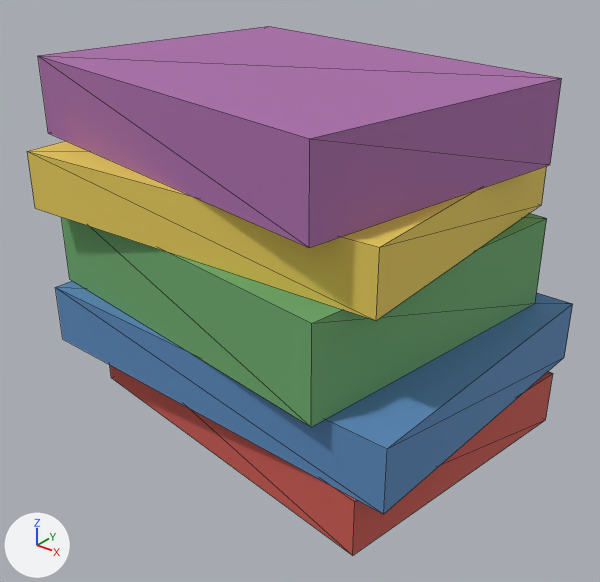
One commit to the glTF model assets/models/apartment/book_stack.glb: the scene before it, then after it.
Rendered twice from a 50 mm camera at (0.311, -0.395, 0.323) aimed at (0.003, -0.009, 0.084). Lighting does not change. The marker at lower left points along +X, +Y and +Z. The picture after the commit comes second. Mesh edges are drawn as thin lines. Vertices at exactly the same position are counted once.

Names of what the first picture shows: 'book_stack'.
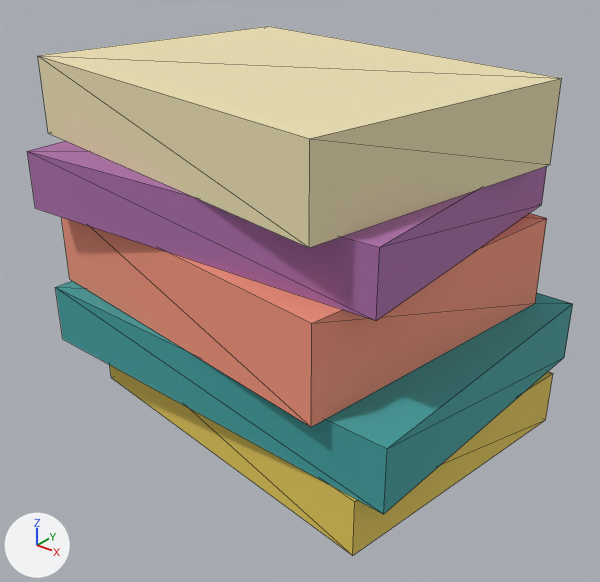
Pixel boxes (x1, y1, x2, y2) of what changed, in the pictures (600 x 582 px):
part 1 of me_cube_016, recoloured (red to yellow): (110, 365, 553, 556) in both
part 2 of me_cube_016, recoloured (blue to cyan): (56, 281, 573, 514) in both
part 3 of me_cube_016, recoloured (lighter): (61, 213, 547, 427) in both
part 4 of me_cube_016, recoloured: (27, 141, 547, 321) in both
part 5 of me_cube_016, recoloured (pink to beige): (38, 26, 562, 248) in both

What changed in the scene script:
```text
Add mat_book10:
    mat_book10 = principled_material('Book10')
    mat_book10.base_color = (0.05, 0.35, 0.35)  # cyan #3fa0a0
    mat_book10.roughness = 0.8
Add mat_book17:
    mat_book17 = principled_material('Book17')
    mat_book17.base_color = (0.9, 0.3, 0.2)  # beige #f3957c
    mat_book17.roughness = 0.8
Add mat_book11:
    mat_book11 = principled_material('Book11')
    mat_book11.base_color = (0.85, 0.75, 0.45)  # beige #ede1b3
    mat_book11.roughness = 0.8
Change me_cube_016:
    where me_cube_016.from_pydata(...)  # 40 vertices, 60 faces; spans x -0.163..0.148, y -0.118..0.118, z 0.0..0.226
    used by ob_book_stack; location = (0.0, 0.0, 0.0)
    me_cube_016 part 1: all 12 faces that had it switch from mat_book0 (red #cb5950) to mat_book3 (yellow #e7cb59)
    me_cube_016 part 2: all 12 faces that had it switch from mat_book1 (blue #5989bc) to mat_book10 (cyan #3fa0a0)
    me_cube_016 part 3: all 12 faces that had it switch from mat_book2 (green #6caa6c) to mat_book17 (beige #f3957c)
    me_cube_016 part 4: all 12 faces that had it switch from mat_book3 (yellow #e7cb59) to mat_book4 (pink #aa6caa)
    me_cube_016 part 5: all 12 faces that had it switch from mat_book4 (pink #aa6caa) to mat_book11 (beige #ede1b3)
```
